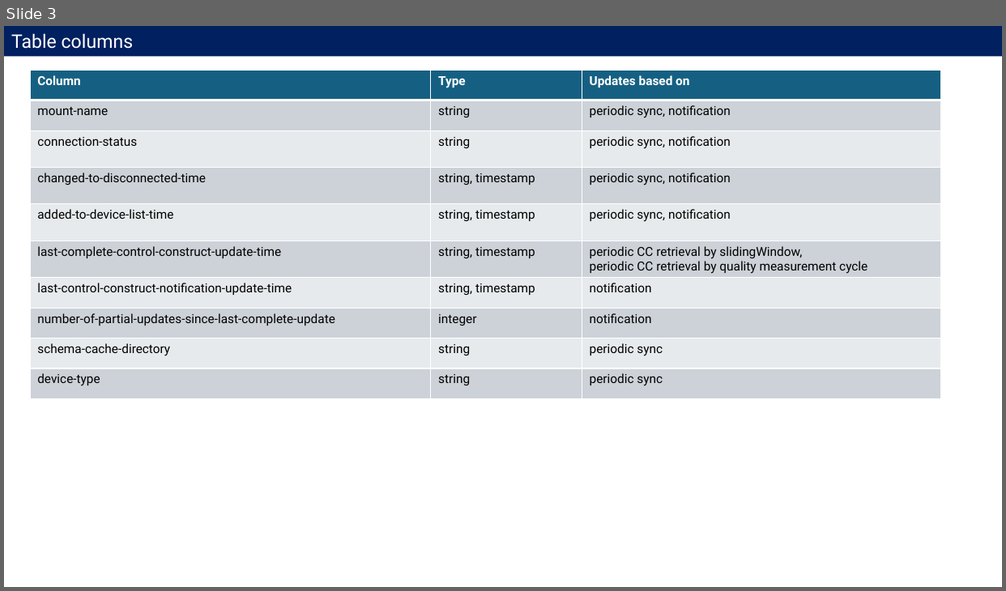
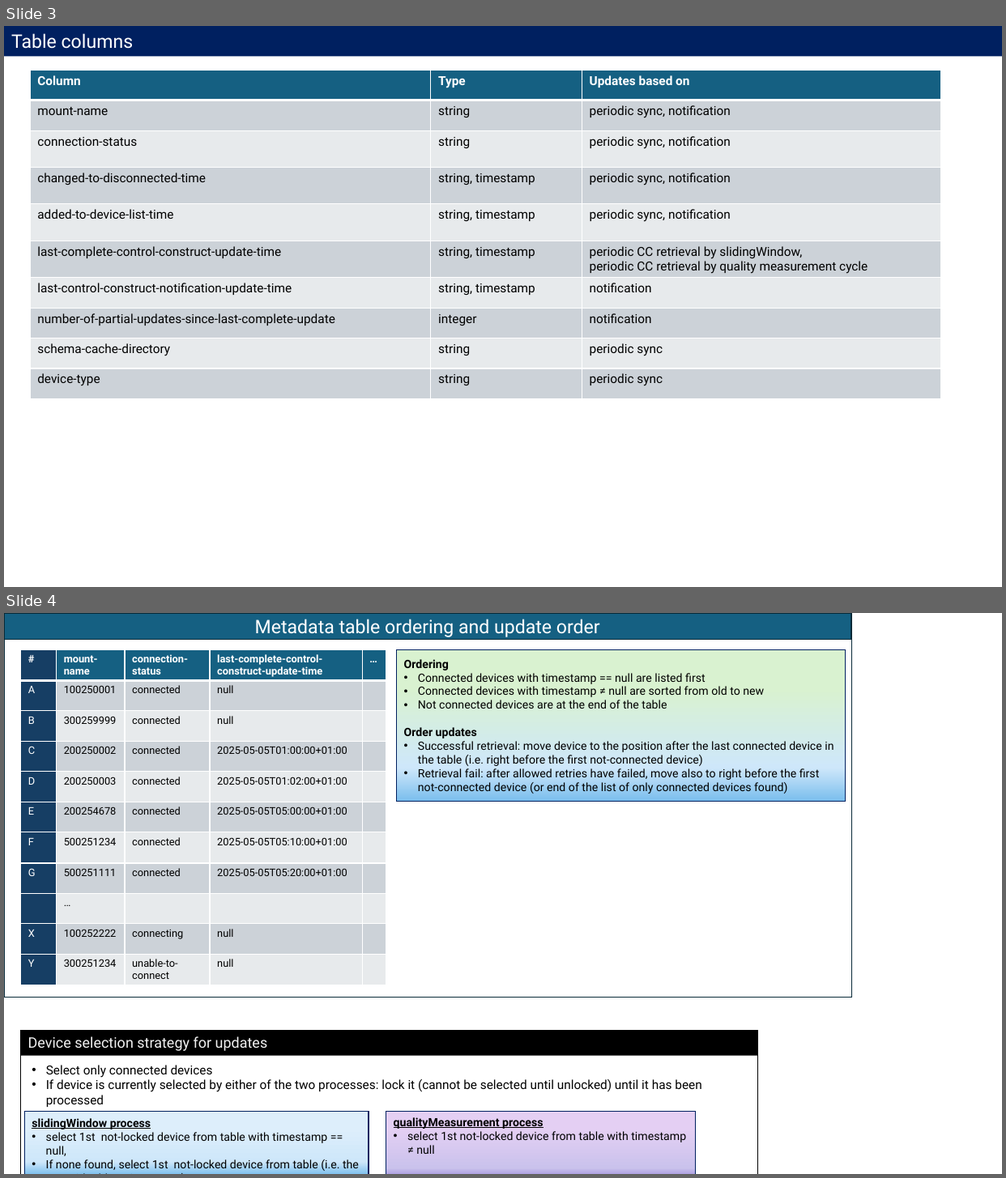
Before and after one commit to openBackhaul/MicroWaveDeviceInventory, a slide deck: spec/additionalDescription/pictures/MetadataTablePics.pptx. Shown one above the other, each under a label of ours: slide 3 before the commit, slides 3 and 4 after it. The pictures are 1006x591 and 1006x1178 pixels, drawn with LibreOffice and Linux fonts; fonts in the diff are those of the drawing. Boxes give left, top, right and bottom in pixels: in the first picture for what was removed or moved away, otherwise in the second. Text is boxed around its words. In the diff, an @@ line names an element or a change of style, - is before the commit and + after.

```diff
--- a/spec/additionalDescription/pictures/MetadataTablePics.pptx
+++ b/spec/additionalDescription/pictures/MetadataTablePics.pptx
@@ slide 4 added at (4,613,1002,1174), background #FFFFFF @@
@@ rectangle added at (4,613,851,640), fill #156082, outline #092A39 0.75 pt, 18 pt, text #FFFFFF @@
+Metadata table ordering and update order
@@ rectangle added at (4,613,851,998), outline #092A39 0.5 pt @@
@@ table added at (20,649,386,987), 11 rows, 5 columns @@
+# | mount-name | connection-status | last-complete-control-construct-update-time | …
+A | 100250001 | connected | null | 
+B | 300259999 | connected | null | 
+C | 200250002 | connected | 2025-05-05T01:00:00+01:00 | 
+D | 200250003 | connected | 2025-05-05T01:02:00+01:00 | 
+E | 200254678 | connected | 2025-05-05T05:00:00+01:00 | 
+F | 500251234 | connected | 2025-05-05T05:10:00+01:00 | 
+G | 500251111 | connected | 2025-05-05T05:20:00+01:00 | 
+ | … |  |  | 
+X | 100252222 | connecting | null | 
+Y | 300251234 | unable-to-connect | null | 
@@ rectangle added at (396,649,846,801), fill gradient #D9F2D0 to #CEE7FA to #7CBEED, outline #002060 1 pt, 11 pt, text #000000 @@
+Ordering
+• Connected devices with timestamp == null are listed first
+• Connected devices with timestamp ≠ null are sorted from old to new
+• Not connected devices are at the end of the table
+Order updates
+• Successful retrieval: move device to the position after the last connected device in the table (i.e. right before the first not-connected device)
+• Retrieval fail: after allowed retries have failed, move also to right before the first not-connected device (or end of the list of only connected devices found)
@@ rectangle added at (20,1031,758,1056), fill #000000, 14 pt, text #F2F2F2 @@
+Device selection strategy for updates
@@ rectangle added at (20,1031,758,1174), outline #000000 1 pt @@
@@ text added at (46,1065,701,1107), 12 pt, text #000000 @@
+• Select only connected devices
+• If device is currently selected by either of the two processes: lock it (cannot be selected until unlocked) until it has been processed
@@ rectangle added at (24,1112,368,1174), fill gradient #DDEEFB to #CEE7FA to #7CBEED, outline #002060 1 pt @@
@@ text added at (32,1118,359,1171), 11 pt, text #000000 @@
+slidingWindow process
+• select 1st not-locked device from table with timestamp == null,
+• If none found, select 1st not-locked device from table (i.e. the one with oldest timestamp)
@@ rectangle added at (386,1112,696,1174), fill gradient #E4CFF3 to #CAC2EC to #A99CE0, outline #002060 1 pt @@
@@ text added at (394,1118,686,1154), 11 pt, text #000000 @@
+qualityMeasurement process
+• select 1st not-locked device from table with timestamp ≠ null
```
Also in this commit, not shown: 1 other slide added, 18 other files.
